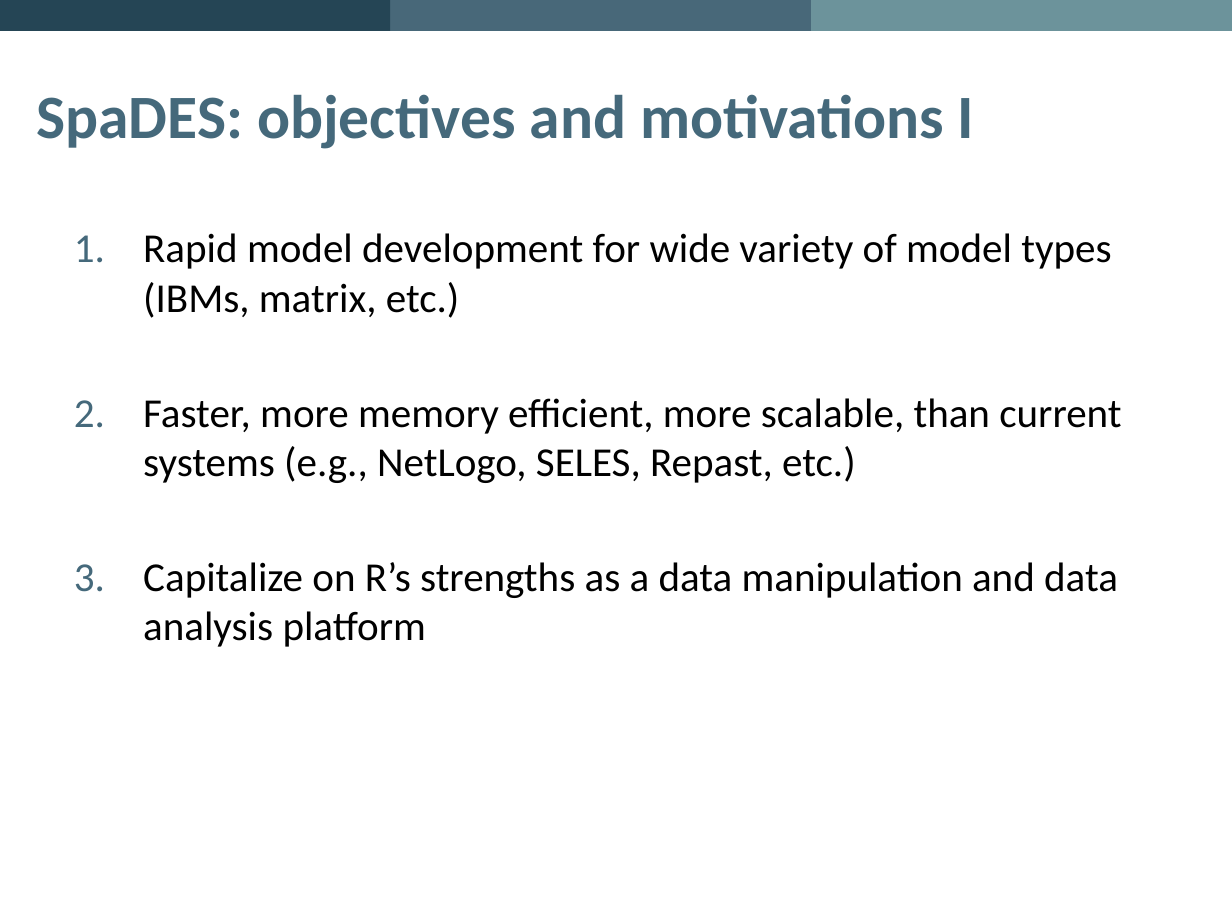
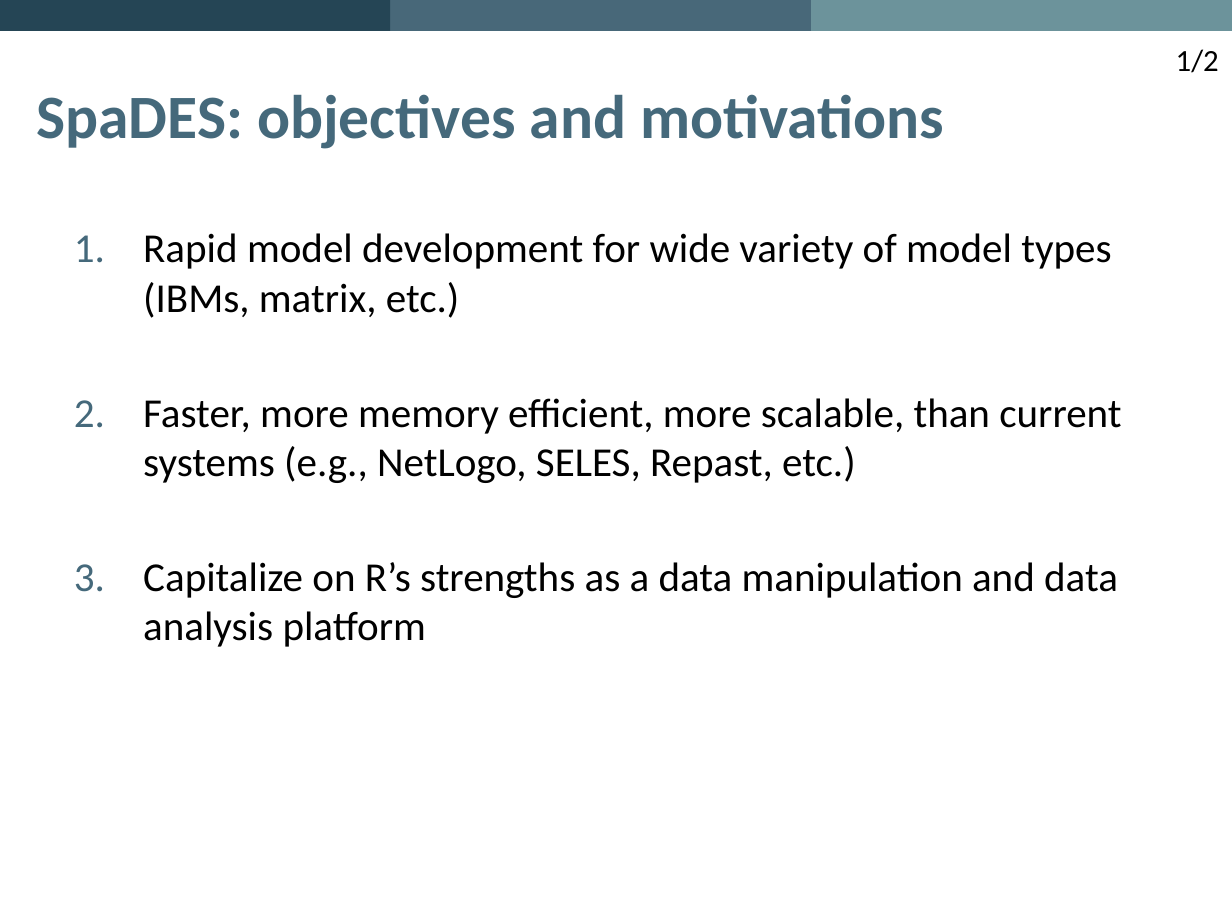
Before and after one commit to PredictiveEcology/SpaDES, a slide deck: slide 12 of development/SpaDES – Spatial Discrete Event Simulation.pptx. Drawn at 1232x924 pixels with LibreOffice and Linux fonts; fonts in the diff are those of the drawing; background and template pictures are left out. Boxes give left, top, right and bottom in pixels: in the first picture for what was removed or moved away, otherwise in the second. Text is boxed around its words. In the diff, an @@ line names an element or a change of style, - is before the commit and + after.

```diff
--- a/development/SpaDES – Spatial Discrete Event Simulation.pptx
+++ b/development/SpaDES – Spatial Discrete Event Simulation.pptx
@@ text added at (x1=1176, y1=49, x2=1219, y2=73), 18 pt, text #000000 @@
+1/2
@@ title at (x1=37, y1=94, x2=944, y2=149): text changed @@
-SpaDES: objectives and motivations I
+SpaDES: objectives and motivations
```
Also in this commit, not shown: 12 other slides changed, 3 slides added, 6 slides removed.
